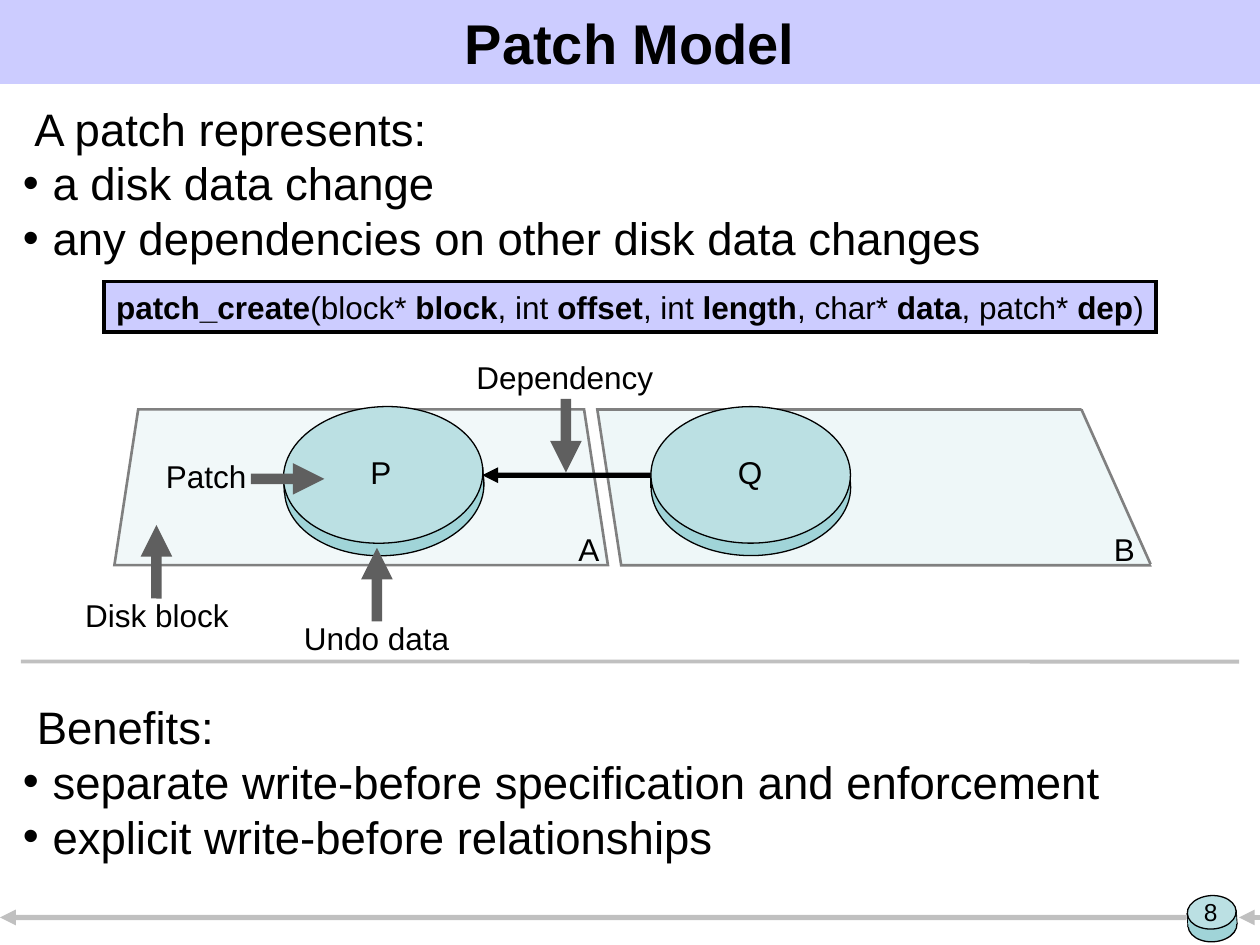
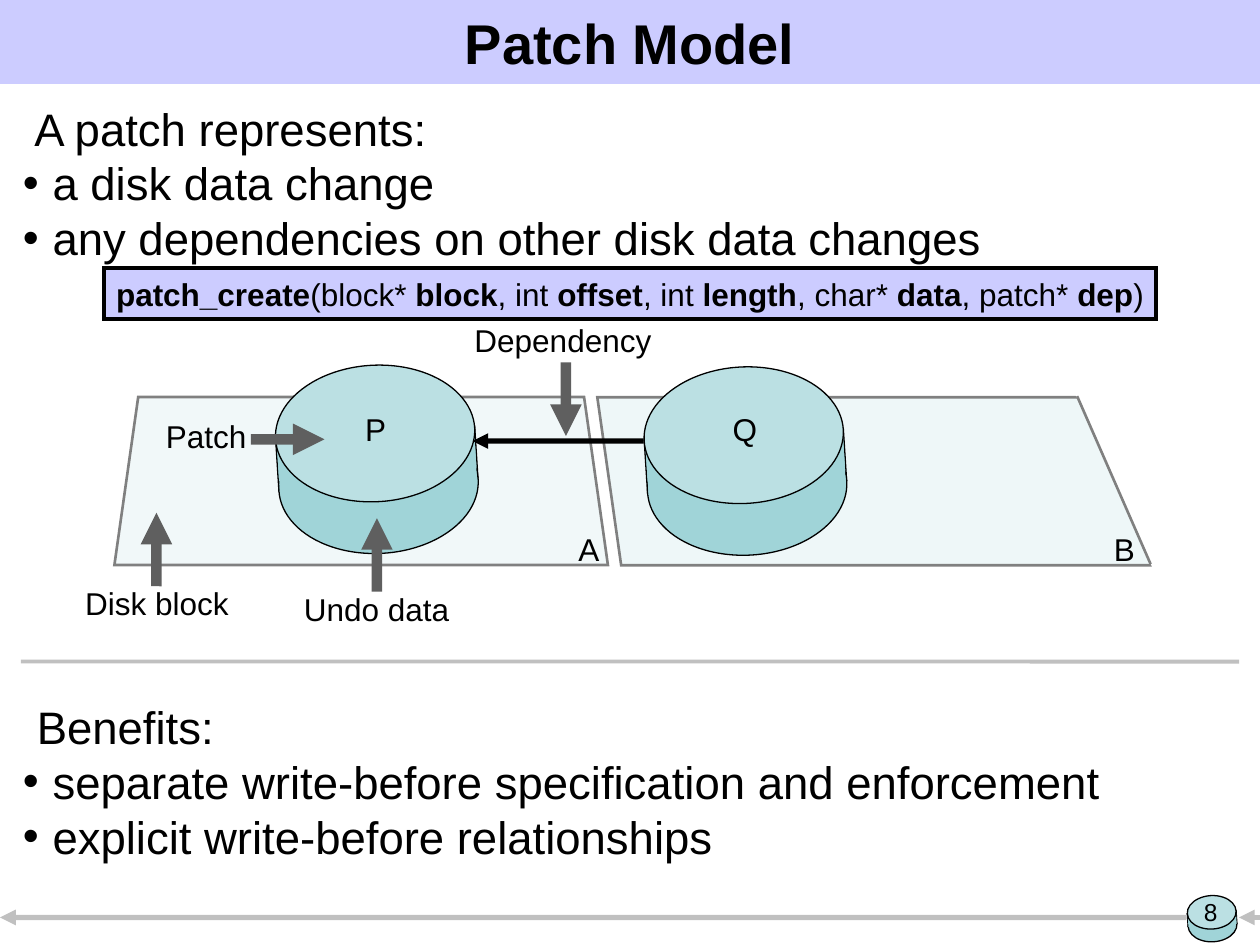
Before and after one commit to ucla-readable/fstitch-doc, a slide deck: slide 8 of sosp/pres.ppt. Drawn at 1260x945 pixels with LibreOffice and Linux fonts; fonts in the diff are those of the drawing. Boxes give left, top, right and bottom in pixels: in the first picture for what was removed or moved away, otherwise in the second. Text is boxed around its words. In the diff, an @@ line names an element or a change of style, - is before the commit and + after.

Commit message:
Revert to e48819c1fccedc65bc6fd3e7aae8819ba793f86e (Remove crash todo...) to move from thin back to thick patches.

```diff
--- a/sosp/pres.ppt
+++ b/sosp/pres.ppt
@@ rectangle "patch_create(block* block, int offset, int ...": place and size @@
-rectangle "patch_create(block* block, int offset, int ..." at <box>103,281,1155,331</box>
+rectangle "patch_create(block* block, int offset, int ..." at <box>103,268,1155,319</box>
@@ text "Dependency": place and size @@
-text "Dependency" at <box>476,366,653,395</box>
+text "Dependency" at <box>474,329,651,358</box>
@@ text "Dependency" at <box>474,329,651,358</box>: alignment centre to left @@
@@ ellipse: place and size @@
-ellipse at <box>280,402,486,548</box>
+ellipse at <box>272,360,479,507</box>
@@ arrow moved from (566, 399) - (566, 472) to (566, 363) - (566, 436) @@
@@ rectangle: place and size @@
-rectangle at <box>1080,373,1244,618</box>
+rectangle at <box>1075,363,1243,617</box>
@@ freeform shape: place and size @@
-freeform shape at <box>115,410,609,566</box>
+freeform shape at <box>115,397,609,564</box>
@@ text "Patch": place and size @@
-text "Patch" at <box>166,465,246,489</box>
+text "Patch" at <box>166,425,246,449</box>
@@ ellipse: place and size @@
-ellipse at <box>281,414,487,561</box>
+ellipse at <box>275,412,481,558</box>
@@ text "P": place and size @@
-text "P" at <box>370,462,391,484</box>
+text "P" at <box>365,419,386,441</box>
@@ parallelogram: place and size @@
-parallelogram at <box>597,410,1154,566</box>
+parallelogram at <box>597,397,1154,564</box>
@@ parallelogram at <box>597,397,1154,564</box>: proportions changed @@
@@ text "Q": place and size @@
-text "Q" at <box>738,462,762,490</box>
+text "Q" at <box>733,419,757,447</box>
@@ line moved from (1150, 564) - (1081, 410) to (1150, 564) - (1077, 396) @@
@@ arrow moved from (251, 479) - (324, 479) to (251, 440) - (324, 440) @@
@@ rectangle: place and size @@
-rectangle at <box>283,468,483,493</box>
+rectangle at <box>276,426,478,491</box>
@@ rectangle: place and size @@
-rectangle at <box>285,468,483,490</box>
+rectangle at <box>277,429,478,494</box>
@@ arrow moved from (654, 475) - (483, 475) to (644, 441) - (472, 441) @@
@@ rotation 0 to 356 degrees in 4 elements at <box>644,413,850,560</box>, <box>640,361,846,508</box>, <box>645,430,846,495</box>, <box>645,429,847,494</box> @@
@@ arrow moved from (156, 598) - (156, 525) to (156, 586) - (156, 513) @@
@@ arrow moved from (377, 621) - (377, 548) to (377, 592) - (377, 518) @@
@@ text "Disk block": place and size @@
-text "Disk block" at <box>85,604,228,628</box>
+text "Disk block" at <box>85,592,228,616</box>
@@ text "Undo data": place and size @@
-text "Undo data" at <box>304,627,449,651</box>
+text "Undo data" at <box>304,598,449,622</box>
```
Also in this commit, not shown: 18 other slides changed, 2 slides added, 1 slide removed.
